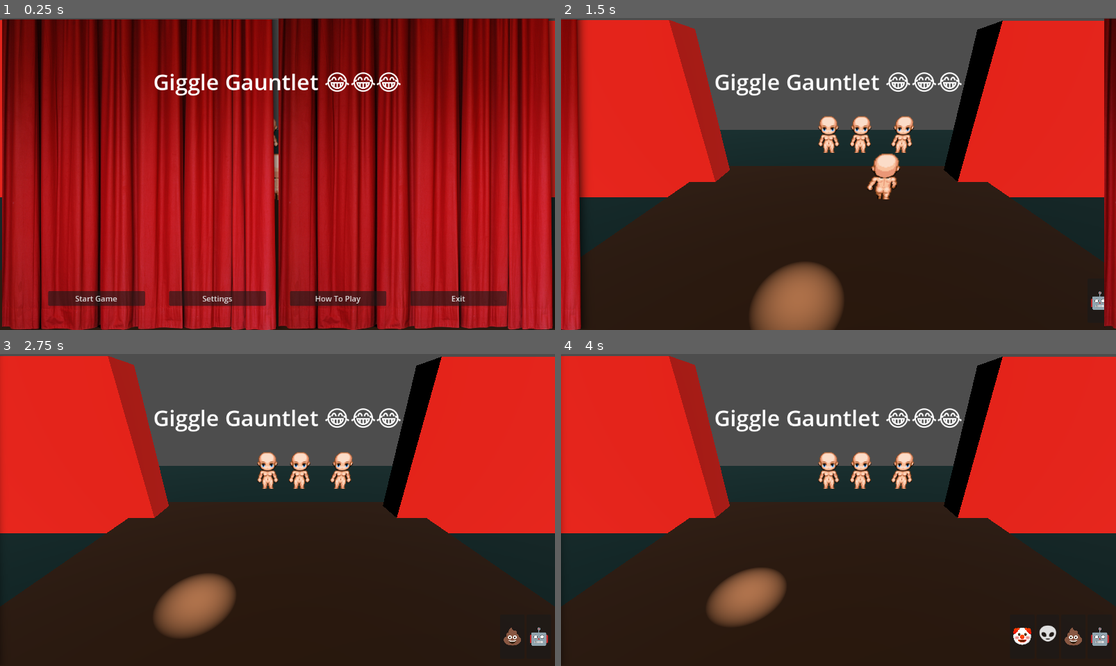
Above: before the commit, frames 1-4 (two rows, left to right).
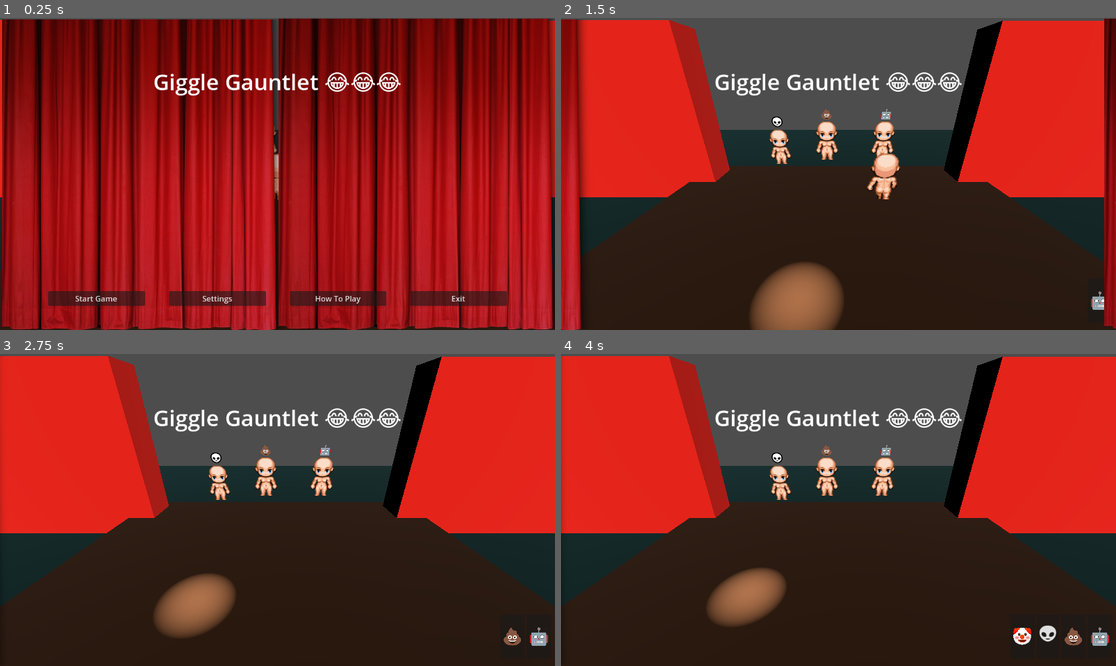
Above: after the commit, the same moments.

Repository: JourneyRoyale/GGJ2024
Game: Godot game, scene res://scenes/DemoScene.tscn
The game is run twice, just before and just after one commit, with the same random seed, the same clock (stepped at 60 frames per second) and the same inputs.
Inputs:
- Up to frame 1 (0.25 s): no input
- Up to frame 2 (1.5 s): click "Start Game" at 0.5 s; tap Enter (ui_accept) at 1.25 s; hold D (move_right) from 1.28 s (still down); tap Z at 1.35 s
- Up to frame 3 (2.75 s): tap Enter (ui_accept) at 1.52, 2.27 s; release D (move_right) at 2.03 s; hold S (move_down) from 2.03 s (still down); tap X at 2.1 s
- Up to frame 4 (4 s): release S (move_down) at 2.78 s; hold D (move_right) 2.78-3.53 s; tap Z at 2.85 s; hold W (move_up) from 3.53 s (still down); tap X at 3.6 s; tap Enter (ui_accept) at 3.77 s

The runs differ from the first frame. In frame 1, less than 0.1% of the frame differs, in the area x 49-51%, y 32-44%; in frame 2, 1.8%; in frame 3, 1.8%, in the area x 37-64%, y 29-47%; in frame 4, 1.8%.

Commit message:
Add audience member

Diff:
--- /dev/null
+++ b/scenes/AudienceMember.tscn
@@ -0,0 +1,69 @@
+[gd_scene load_steps=10 format=3 uid="uid://dfddod52n51d5"]
+
+[ext_resource type="Texture2D" uid="uid://b65jxkkklfumw" path="res://sprites/DF-Bases (1).png" id="1_8axol"]
+[ext_resource type="Script" path="res://scripts/Game/AudienceMember.gd" id="2_h3nul"]
+
+[sub_resource type="AtlasTexture" id="AtlasTexture_7sejg"]
+atlas = ExtResource("1_8axol")
+region = Rect2(0, 0, 64, 64)
+
+[sub_resource type="AtlasTexture" id="AtlasTexture_2iaew"]
+atlas = ExtResource("1_8axol")
+region = Rect2(64, 0, 64, 64)
+
+[sub_resource type="AtlasTexture" id="AtlasTexture_f3uor"]
+atlas = ExtResource("1_8axol")
+region = Rect2(128, 0, 64, 64)
+
+[sub_resource type="AtlasTexture" id="AtlasTexture_yo082"]
+atlas = ExtResource("1_8axol")
+region = Rect2(0, 448, 64, 64)
+
+[sub_resource type="AtlasTexture" id="AtlasTexture_qrde3"]
+atlas = ExtResource("1_8axol")
+region = Rect2(64, 448, 64, 64)
+
+[sub_resource type="AtlasTexture" id="AtlasTexture_0vxdg"]
+atlas = ExtResource("1_8axol")
+region = Rect2(128, 448, 64, 64)
+
+[sub_resource type="SpriteFrames" id="SpriteFrames_00nde"]
+animations = [{
+"frames": [{
+"duration": 1.0,
+"texture": SubResource("AtlasTexture_7sejg")
+}, {
+"duration": 1.0,
+"texture": SubResource("AtlasTexture_2iaew")
+}, {
+"duration": 1.0,
+"texture": SubResource("AtlasTexture_f3uor")
+}],
+"loop": true,
+"name": &"default",
+"speed": 5.0
+}, {
+"frames": [{
+"duration": 1.0,
+"texture": SubResource("AtlasTexture_yo082")
+}, {
+"duration": 1.0,
+"texture": SubResource("AtlasTexture_qrde3")
+}, {
+"duration": 1.0,
+"texture": SubResource("AtlasTexture_0vxdg")
+}],
+"loop": true,
+"name": &"new_animation",
+"speed": 5.0
+}]
+
+[node name="AudienceMember" type="AnimatedSprite3D"]
+transform = Transform3D(0.3, 0, 0, 0, 0.3, 0, 0, 0, 0.3, 0.0423704, 0.161299, 0.228875)
+sprite_frames = SubResource("SpriteFrames_00nde")
+autoplay = "default"
+script = ExtResource("2_h3nul")
+
+[node name="Label3D" type="Label3D" parent="."]
+transform = Transform3D(-1, 0, -8.74228e-08, 0, 1, 0, 8.74228e-08, 0, -1, 0, 0.321888, 0)
+text = "😀"
--- a/scenes/DemoScene.tscn
+++ b/scenes/DemoScene.tscn
@@ -1,66 +1,11 @@
-[gd_scene load_steps=22 format=3 uid="uid://c2385tsp67n36"]
+[gd_scene load_steps=15 format=3 uid="uid://b0hyqaqjfjjkf"]
 
-[ext_resource type="Texture2D" uid="uid://b65jxkkklfumw" path="res://sprites/DF-Bases (1).png" id="1_g0whl"]
+[ext_resource type="PackedScene" uid="uid://dfddod52n51d5" path="res://scenes/AudienceMember.tscn" id="1_wtwtw"]
 [ext_resource type="Script" path="res://scripts/Game/Comedian.gd" id="2_4yu3q"]
 [ext_resource type="SpriteFrames" uid="uid://cr383cnklcbny" path="res://sprites/spriteframes.tres" id="3_ie6en"]
 [ext_resource type="Script" path="res://scripts/JokeBar/JokeBar.gd" id="4_52nw3"]
-[ext_resource type="PackedScene" uid="uid://d0hb5x170modd" path="res://scenes/ui_screen.tscn" id="5_7lsjr"]
+[ext_resource type="PackedScene" path="res://scenes/ui_screen.tscn" id="5_7lsjr"]
 [ext_resource type="Script" path="res://scripts/Game/SpotLight.gd" id="6_73ogf"]
-
-[sub_resource type="AtlasTexture" id="AtlasTexture_7sejg"]
-atlas = ExtResource("1_g0whl")
-region = Rect2(0, 0, 64, 64)
-
-[sub_resource type="AtlasTexture" id="AtlasTexture_2iaew"]
-atlas = ExtResource("1_g0whl")
-region = Rect2(64, 0, 64, 64)
-
-[sub_resource type="AtlasTexture" id="AtlasTexture_f3uor"]
-atlas = ExtResource("1_g0whl")
-region = Rect2(128, 0, 64, 64)
-
-[sub_resource type="AtlasTexture" id="AtlasTexture_yo082"]
-atlas = ExtResource("1_g0whl")
-region = Rect2(0, 448, 64, 64)
-
-[sub_resource type="AtlasTexture" id="AtlasTexture_qrde3"]
-atlas = ExtResource("1_g0whl")
-region = Rect2(64, 448, 64, 64)
-
-[sub_resource type="AtlasTexture" id="AtlasTexture_0vxdg"]
-atlas = ExtResource("1_g0whl")
-region = Rect2(128, 448, 64, 64)
-
-[sub_resource type="SpriteFrames" id="SpriteFrames_00nde"]
-animations = [{
-"frames": [{
-"duration": 1.0,
-"texture": SubResource("AtlasTexture_7sejg")
-}, {
-"duration": 1.0,
-"texture": SubResource("AtlasTexture_2iaew")
-}, {
-"duration": 1.0,
-"texture": SubResource("AtlasTexture_f3uor")
-}],
-"loop": true,
-"name": &"default",
-"speed": 5.0
-}, {
-"frames": [{
-"duration": 1.0,
-"texture": SubResource("AtlasTexture_yo082")
-}, {
-"duration": 1.0,
-"texture": SubResource("AtlasTexture_qrde3")
-}, {
-"duration": 1.0,
-"texture": SubResource("AtlasTexture_0vxdg")
-}],
-"loop": true,
-"name": &"new_animation",
-"speed": 5.0
-}]
 
 [sub_resource type="CapsuleShape3D" id="CapsuleShape3D_8w5cq"]
 radius = 0.25
@@ -85,21 +30,6 @@
 albedo_color = Color(0.929412, 0.0941176, 0, 1)
 
 [node name="DemoScene" type="Node3D"]
-
-[node name="AnimatedSprite3D2" type="AnimatedSprite3D" parent="."]
-transform = Transform3D(0.3, 0, 0, 0, 0.3, 0, 0, 0, 0.3, 0.0423704, 0.161299, 0.228875)
-sprite_frames = SubResource("SpriteFrames_00nde")
-autoplay = "default"
-
-[node name="AnimatedSprite3D3" type="AnimatedSprite3D" parent="."]
-transform = Transform3D(0.3, 0, 0, 0, 0.3, 0, 0, 0, 0.3, -0.100117, 0.161299, 0.228875)
-sprite_frames = SubResource("SpriteFrames_00nde")
-autoplay = "default"
-
-[node name="AnimatedSprite3D4" type="AnimatedSprite3D" parent="."]
-transform = Transform3D(0.3, 0, 0, 0, 0.3, 0, 0, 0, 0.3, -0.286052, 0.161299, 0.228875)
-sprite_frames = SubResource("SpriteFrames_00nde")
-autoplay = "default"
 
 [node name="Camera3D" type="Camera3D" parent="."]
 transform = Transform3D(-1, 3.69465e-08, -7.92319e-08, 0, 0.906308, 0.422618, 8.74228e-08, 0.422618, -0.906308, 0, 0.373225, -0.658381)
@@ -166,3 +96,12 @@
 light_energy = 2.559
 spot_angle = 9.18
 script = ExtResource("6_73ogf")
+
+[node name="AudienceMember" parent="." instance=ExtResource("1_wtwtw")]
+transform = Transform3D(0.3, 0, 0, 0, 0.3, 0, 0, 0, 0.3, 0.268132, 0.100738, 0.242063)
+
+[node name="AudienceMember2" parent="." instance=ExtResource("1_wtwtw")]
+transform = Transform3D(0.3, 0, 0, 0, 0.3, 0, 0, 0, 0.3, -0.189306, 0.149725, 0.173102)
+
+[node name="AudienceMember3" parent="." instance=ExtResource("1_wtwtw")]
+transform = Transform3D(0.3, 0, 0, 0, 0.3, 0, 0, 0, 0.3, 0.0473775, 0.149725, 0.173102)
--- /dev/null
+++ b/scripts/Game/AudienceMember.gd
@@ -0,0 +1,23 @@
+extends AnimatedSprite3D
+
+#TODO: make this global
+var emojis = ["🤖", "👽", "🤡", "💩"]
+@export var emoji_time = 5.0
+@export var thinking_time = 1.0
+@onready var label = get_node("Label3D")
+
+# Called when the node enters the scene tree for the first time.
+func _ready():
+	rotate_emoji()
+
+func rotate_emoji():
+	emojis.shuffle()
+	label.text = emojis[0]
+	await get_tree().create_timer(emoji_time).timeout
+	label.text = "..."
+	await get_tree().create_timer(thinking_time).timeout
+	rotate_emoji()
+
+# Called every frame. 'delta' is the elapsed time since the previous frame.
+func _process(delta):
+	pass
